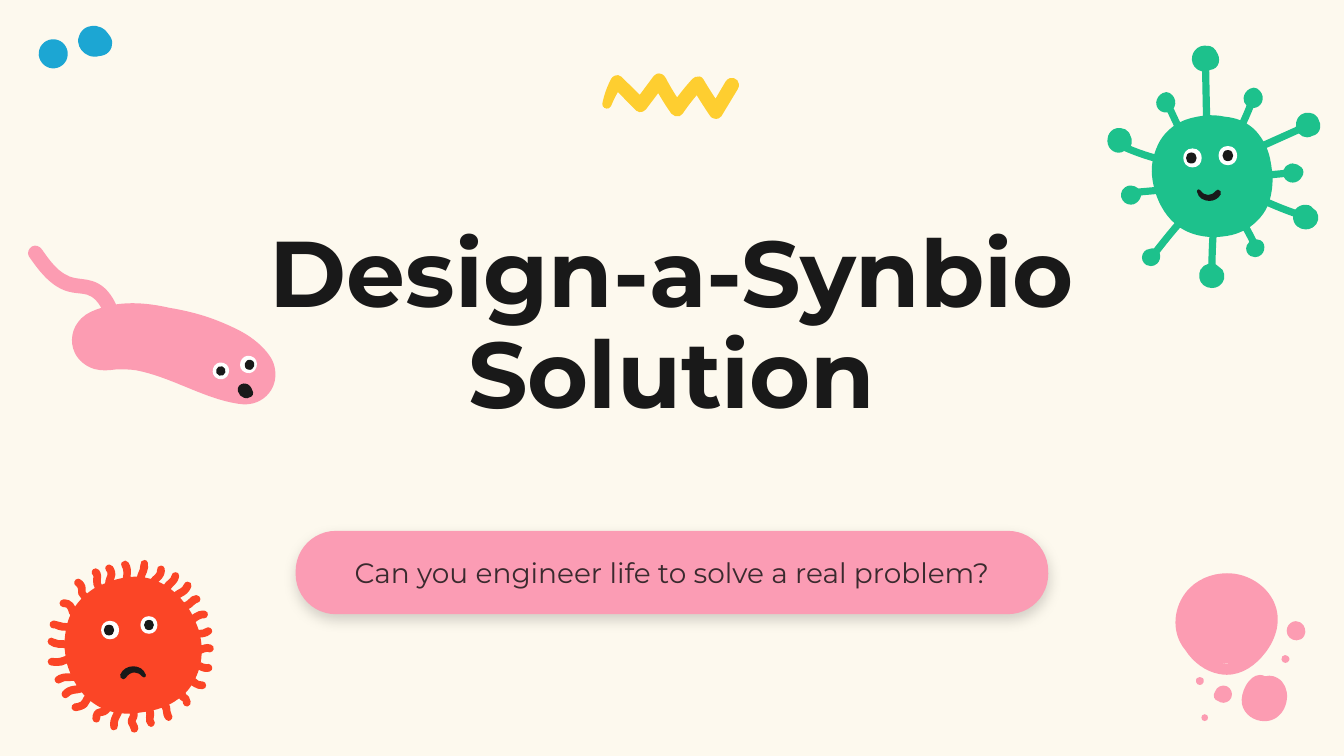
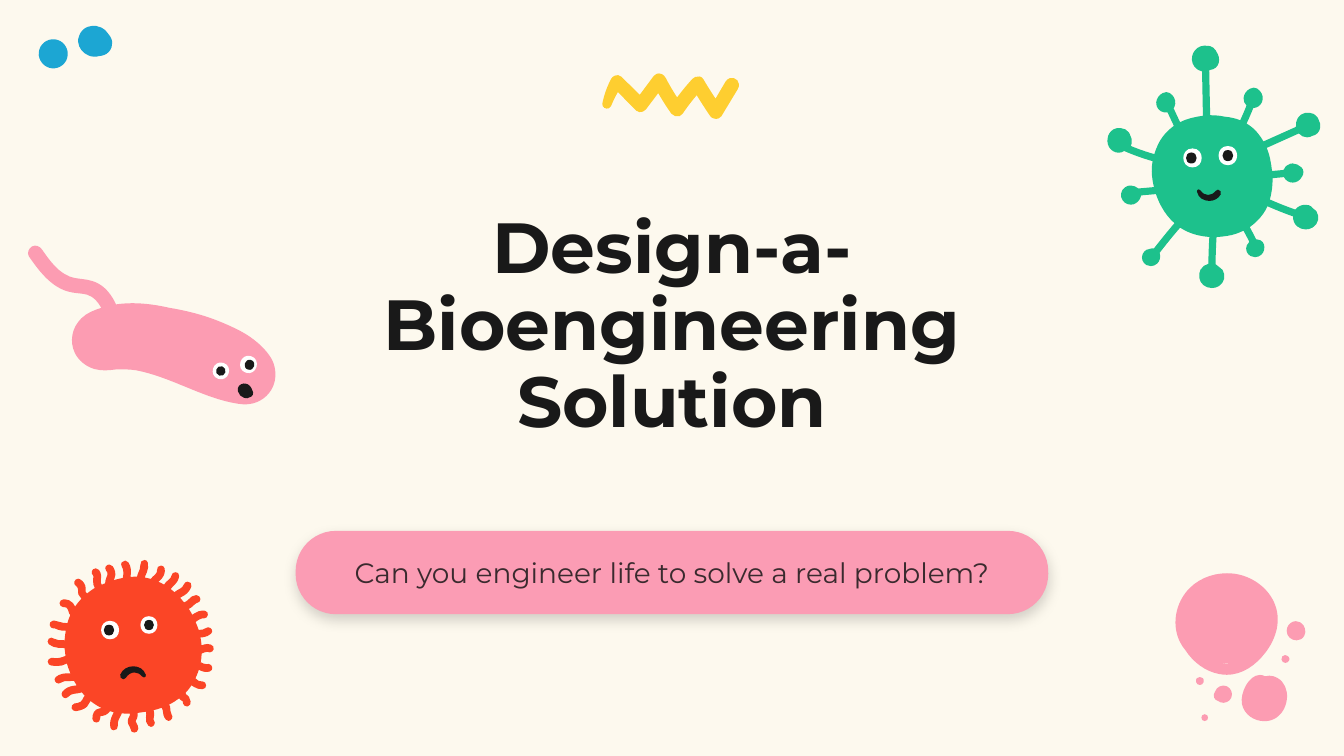
Before and after one commit to genehackers-education/genehackers-education.github.io, a slide deck: slide 1 of downloads/Lesson_9_Design_Challenge.pptx. Drawn at 1344x756 pixels with LibreOffice and Linux fonts; fonts in the diff are those of the drawing. Boxes give left, top, right and bottom in pixels: in the first picture for what was removed or moved away, otherwise in the second. Text is boxed around its words. In the diff, an @@ line names an element or a change of style, - is before the commit and + after.

```diff
--- a/downloads/Lesson_9_Design_Challenge.pptx
+++ b/downloads/Lesson_9_Design_Challenge.pptx
@@ title at (383, 217, 960, 428): text changed; size 50 to 38 pt @@
-Design-a-Synbio Solution
+Design-a-Bioengineering Solution
```
Also in this commit, not shown: 24 other files.
